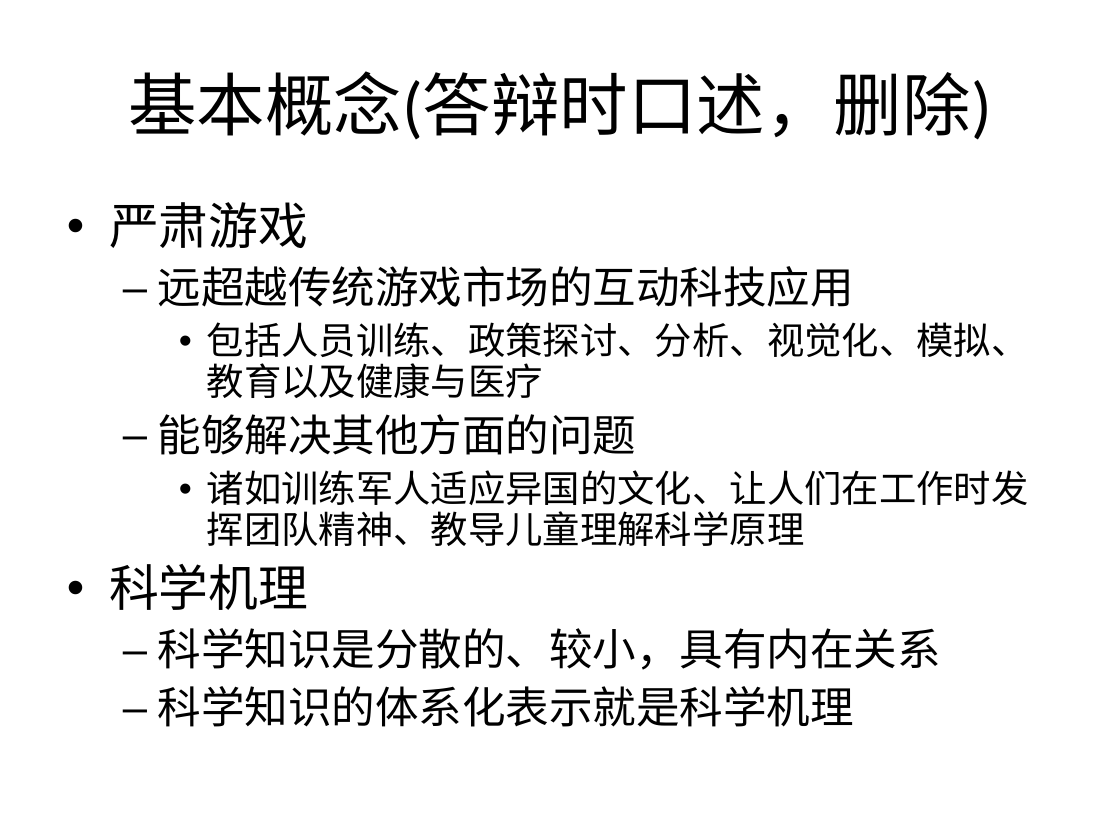
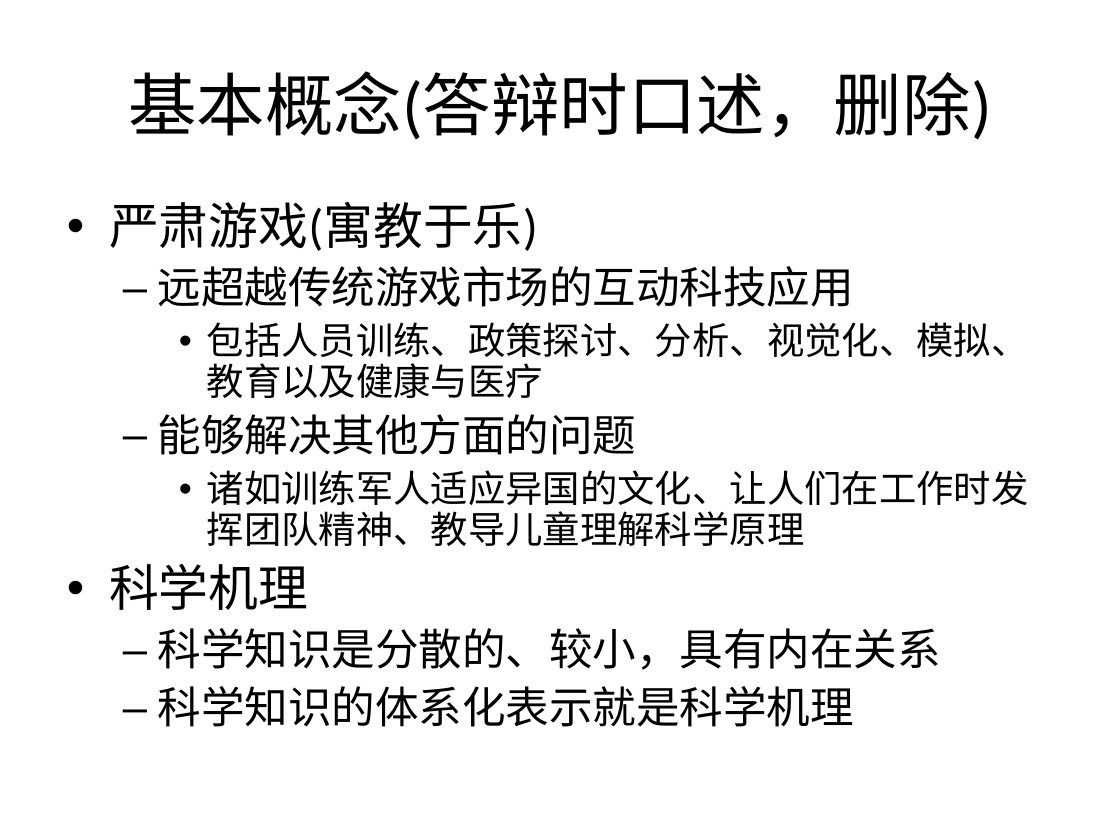
Before and after one commit to Nookleptia/qianmen3d, a slide deck: slide 3 of 毕设文件/毕设提纲.ppt. Drawn at 1120x840 pixels with LibreOffice and Linux fonts; fonts in the diff are those of the drawing. Boxes give left, top, right and bottom in pixels: in the first picture for what was removed or moved away, otherwise in the second. Text is boxed around its words. In the diff, an @@ line names an element or a change of style, - is before the commit and + after.

```diff
--- a/毕设文件/毕设提纲.ppt
+++ b/毕设文件/毕设提纲.ppt
@@ text at (109,202,538,251): text changed @@
-• 严肃游戏
+• 严肃游戏(寓教于乐)
```
Also in this commit, not shown: 1 other file.
